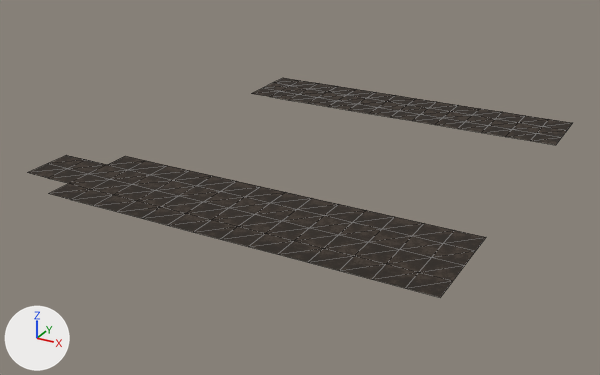
An edit to the glTF model Assets/3D/CaveCamp/floor_-1_-4.glb, drawn before and after from the same camera.
Camera for both pictures: a camera (50 mm lens) standing at (21.7, 119.9, 46.2) and looking at (-34.9, 222.9, -5.3). Arrows for +X, +Y and +Z are at lower left; the lights stay in place. The older version comes first. Mesh edges are drawn as thin lines. Vertices at exactly the same position are counted once.

In view in the first picture: 'floor_-1_-4'.
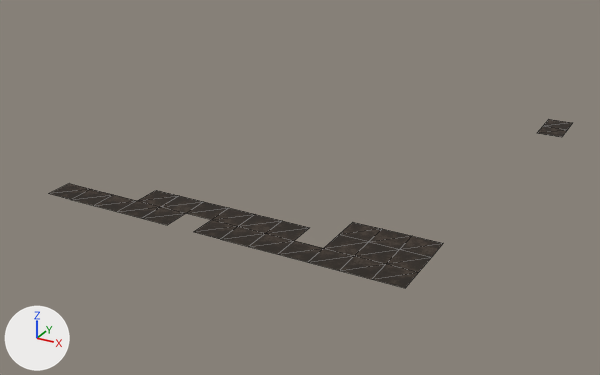
Changed parts and their boxes [x1, y1, x2, y2] in the pictures (600 x 375 px):
'floor_-1_-4', reshaped (23% shorter)
    before: [28, 78, 572, 298]
    after: [49, 119, 572, 288]
part 1 of me_floor__1__4, deleted
    before: [28, 155, 486, 298]
part 2 of me_floor__1__4, deleted
    before: [251, 78, 562, 145]

The edits, one by one:
me_floor__1__4 is used by ob_floor__1__4; location (0.0, 0.0, 0.0).
me_floor__1__4 had 141 vertices, 204 faces and spanned x -66.0..-2.0, y 194.0..258.0, z 0.0.
me_floor__1__4 now has 49 vertices, 52 faces and spans x -58.0..-2.0, y 194.0..258.0, z 0.0.
Part 1, on me_floor__1__4:
38 vertices are removed from x -66.0..-2.0, y 194.0..210.0, z 0.0.
72 faces are deleted.
Part 2, on me_floor__1__4:
54 vertices are removed from x -58.0..-2.0, y 246.0..258.0, z 0.0.
80 faces are deleted.
